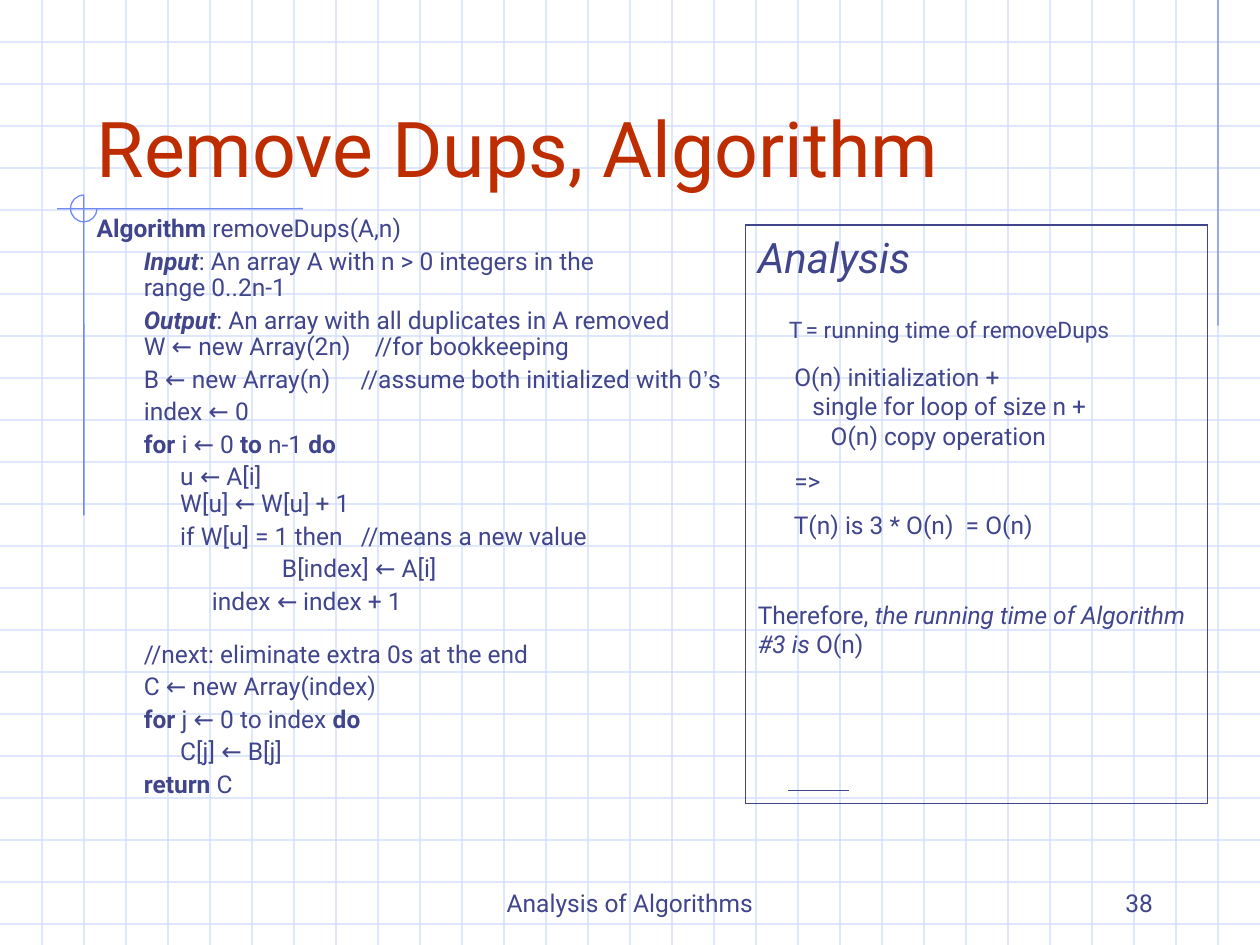
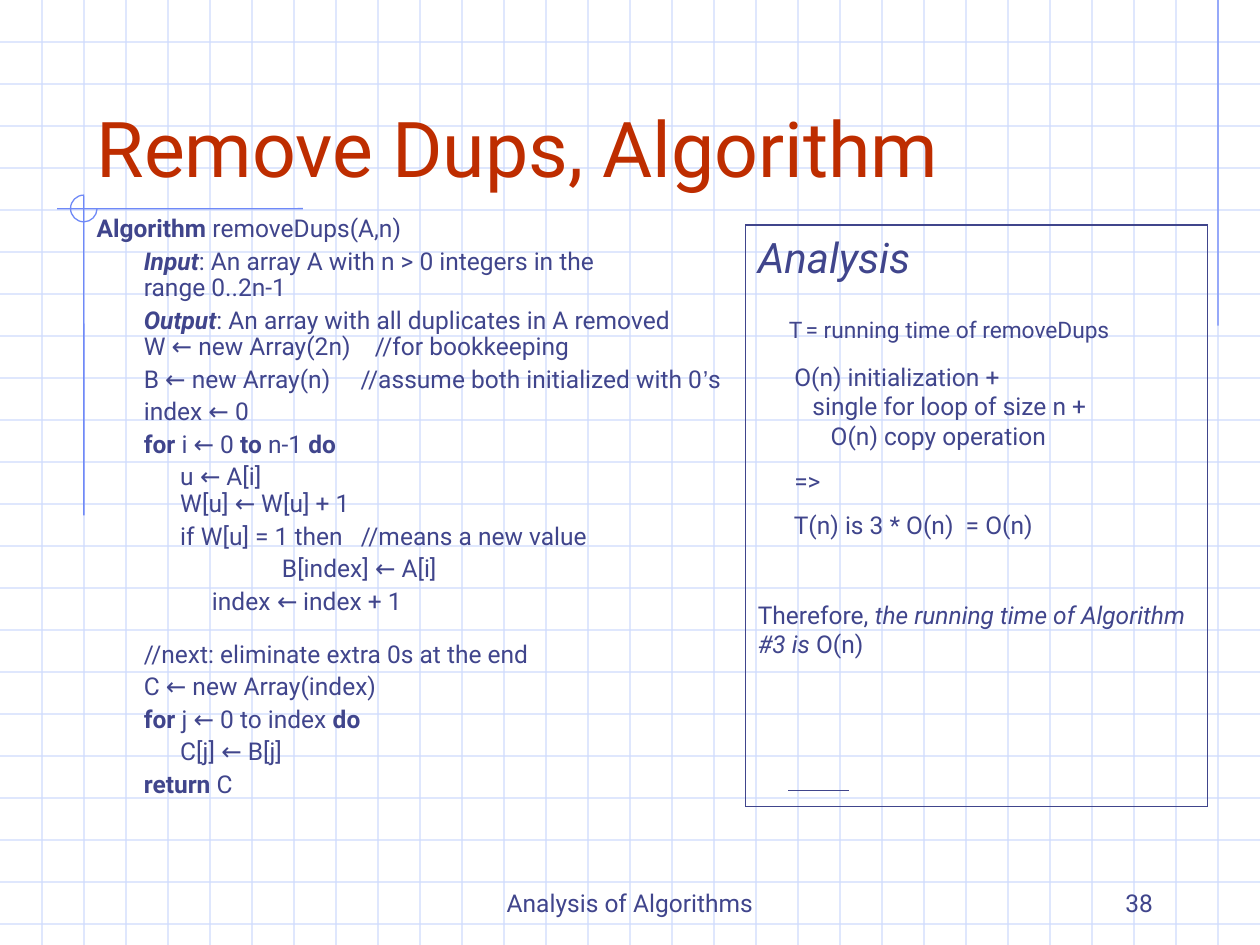
Before and after one commit to tony-hoang999/cs435-2016-algorithm, a slide deck: slide 38 of lessons/lectures/analysis/2-Intro-analysis.ppt. Drawn at 1260x945 pixels with LibreOffice and Linux fonts; fonts in the diff are those of the drawing; background and template pictures are left out. Boxes give left, top, right and bottom in pixels: in the first picture for what was removed or moved away, otherwise in the second. Text is boxed around its words. In the diff, an @@ line names an element or a change of style, - is before the commit and + after.

```diff
--- a/lessons/lectures/analysis/2-Intro-analysis.ppt
+++ b/lessons/lectures/analysis/2-Intro-analysis.ppt
@@ rectangle "Analysis": place and size @@
-rectangle "Analysis" at box(746, 226, 1208, 804)
+rectangle "Analysis" at box(746, 226, 1208, 808)
```
Also in this commit, not shown: 9 other slides changed, 8 other files.
